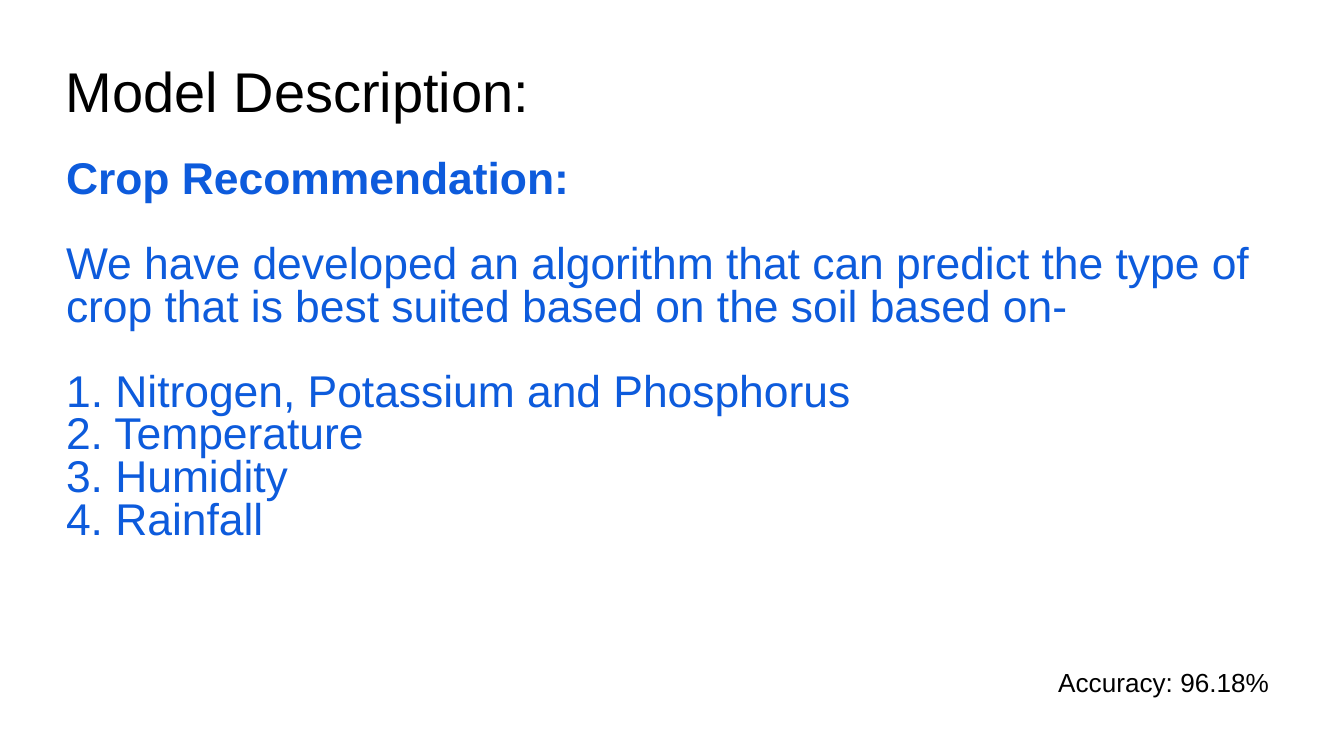
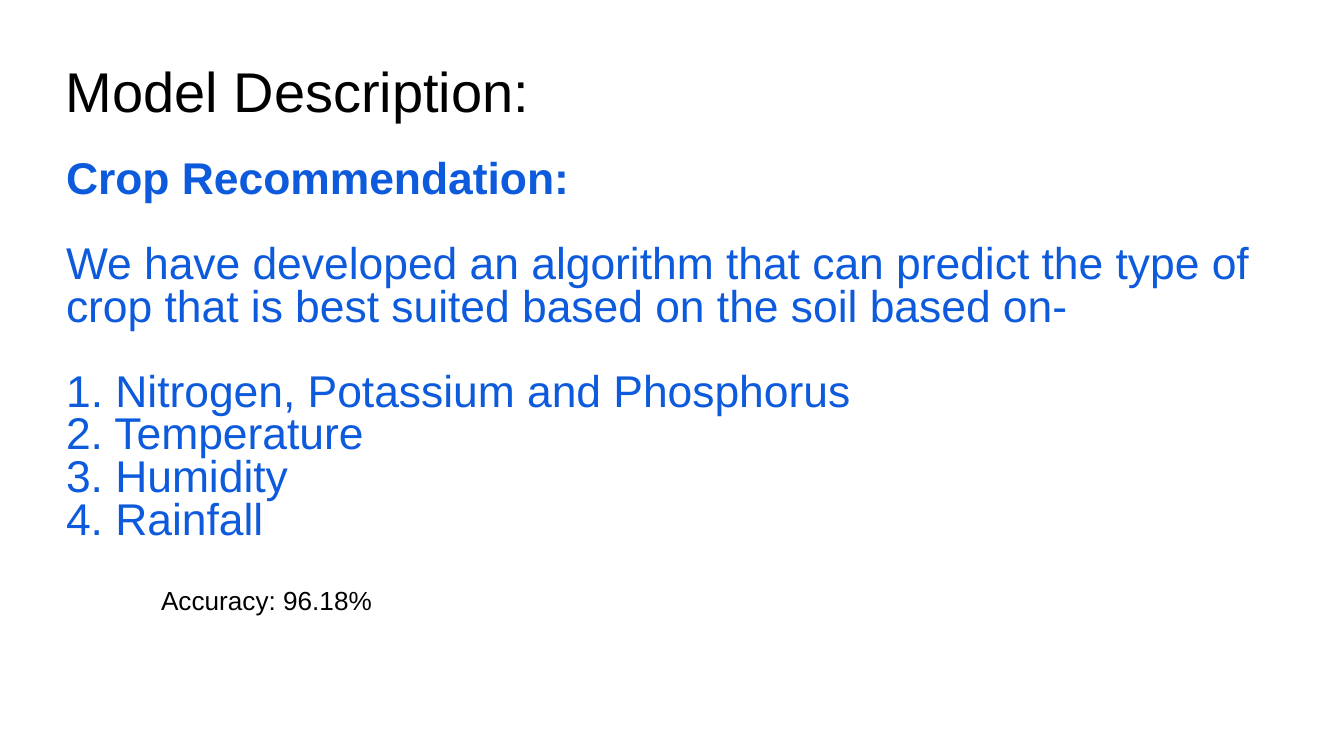
Before and after one commit to harshalplus1/hackmol4.0, a slide deck: slide 5 of HackMoL PPT Format.pptx (slide 4 before the commit). Drawn at 1344x756 pixels with LibreOffice and Linux fonts; fonts in the diff are those of the drawing; background and template pictures are left out. Boxes give left, top, right and bottom in pixels: in the first picture for what was removed or moved away, otherwise in the second. Text is boxed around its words. In the diff, an @@ line names an element or a change of style, - is before the commit and + after.

```diff
--- a/HackMoL PPT Format.pptx
+++ b/HackMoL PPT Format.pptx
@@ text "Accuracy: 96.18%": place and size @@
-text "Accuracy: 96.18%" at [1058,673,1269,698]
+text "Accuracy: 96.18%" at [161,591,372,616]
```
Also in this commit, not shown: 4 other slides changed, 5 slides added, 2 slides removed.
